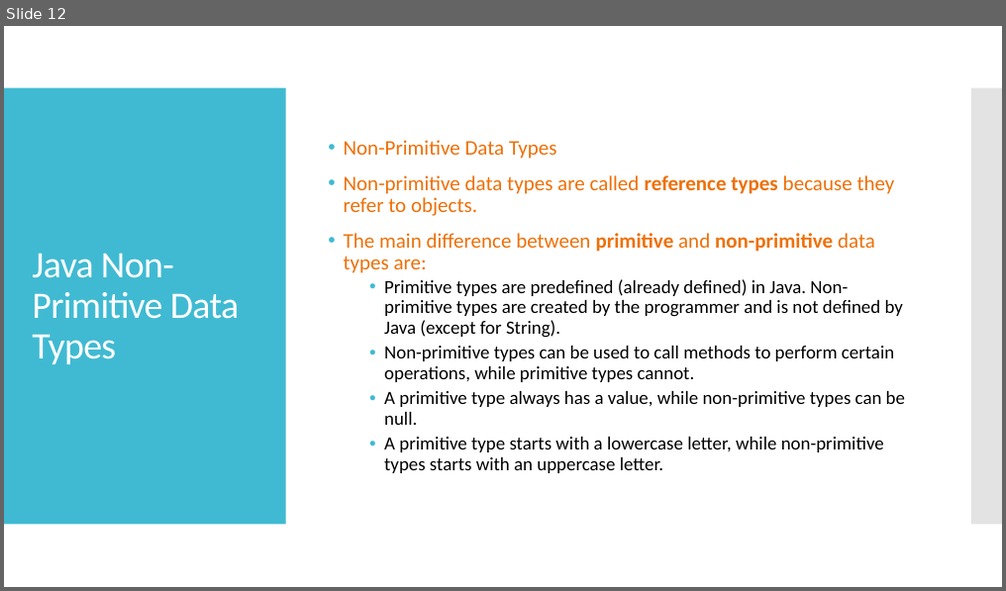
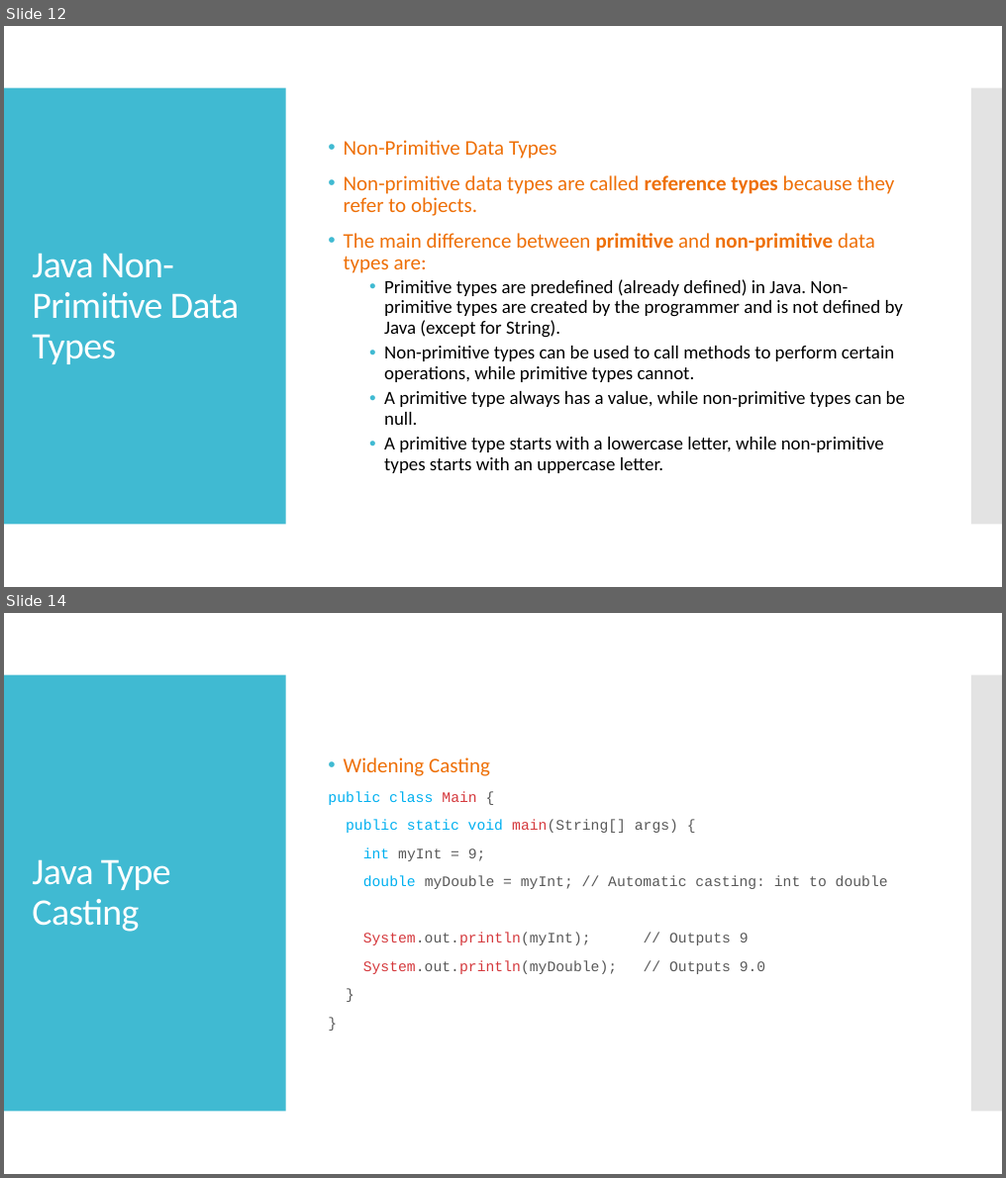
Before and after one commit to huutriGh/mnl_java, a slide deck: Java_day_2.pptx. Shown one above the other, each under a label of ours: slide 12 before the commit, slides 12 and 14 after it; the slides between them are not shown. The pictures are 1006x591 and 1006x1178 pixels, drawn with LibreOffice and Linux fonts; fonts in the diff are those of the drawing. Boxes give left, top, right and bottom in pixels: in the first picture for what was removed or moved away, otherwise in the second. Text is boxed around its words. In the diff, an @@ line names an element or a change of style, - is before the commit and + after.

Commit message:
update java_day2

```diff
--- a/Java_day_2.pptx
+++ b/Java_day_2.pptx
@@ slide 14 added at (4,613,1002,1174), background #FFFFFF; not listed: 2 template elements that a slide beside it also shows @@
@@ text added at (328,758,888,974), 14 pt, text #595959 @@
+• Widening Casting
+public class Main {
+public static void main(String[] args) {
+int myInt = 9;
+double myDouble = myInt; // Automatic casting: int to double
+System.out.println(myInt); // Outputs 9
+System.out.println(myDouble); // Outputs 9.0
+}
+}
@@ title added at (32,860,171,932), 36 pt, text #FFFFFF @@
+Java Type Casting
```
Also in this commit, not shown: 7 other slides added.
